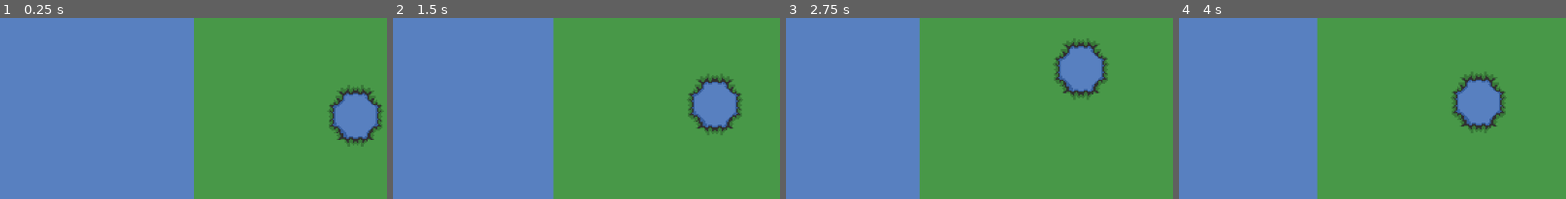
Above: before the commit, frames 1-4 (left to right).
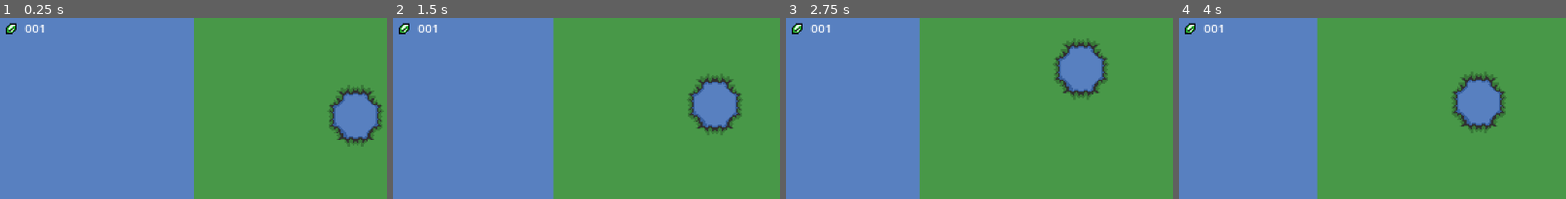
Above: after the commit, the same moments.

Repository: DenilsonDesigns/Fake-Zelda
Game: Godot game, scene res://scenes/test/test_scene_link_with_npc.tscn
The game is run twice, just before and just after one commit, with the same random seed, the same clock (stepped at 60 frames per second) and the same inputs. The project has no main scene, so this scene is started directly.
Inputs:
- Up to frame 1 (0.25 s): no input
- Up to frame 2 (1.5 s): hold Right (ui_right) 0.53-1.28 s; tap Alt (attack) at 0.6, 1.35 s; hold Down (ui_down) from 1.28 s (still down)
- Up to frame 3 (2.75 s): release Down (ui_down) at 2.03 s; hold Right (ui_right) from 2.03 s (still down); tap Alt (attack) at 2.1 s
- Up to frame 4 (4 s): release Right (ui_right) at 2.78 s; hold Up (ui_up) 2.78-3.53 s; tap Alt (attack) at 2.85, 3.6 s; hold Left (ui_left) from 3.53 s (still down)
The pictures show only the part of the screen within x 0-50%, y 0-50%; the shares and areas given below are measured in that part.

The runs differ from the first frame. In frame 1, 0.3% of the frame differs, in the area x 1-12%, y 2-10%; in frame 2, 0.3%; in frame 3, 0.3%; in frame 4, 0.3%.

Commit message:
add rupee UI scene

Diff:
--- a/scenes/test/test_scene_link_with_npc.tscn
+++ b/scenes/test/test_scene_link_with_npc.tscn
@@ -1,6 +1,7 @@
-[gd_scene load_steps=5 format=4 uid="uid://bgshrw7plo8hr"]
+[gd_scene load_steps=6 format=4 uid="uid://bgshrw7plo8hr"]
 
 [ext_resource type="TileSet" uid="uid://d4gdlnpub70w1" path="res://tile_sets/overworld_tile_set.tres" id="1_5ihas"]
+[ext_resource type="PackedScene" uid="uid://d3ftploqwlpsn" path="res://scenes/ui/field_ui.tscn" id="1_nuui4"]
 [ext_resource type="PackedScene" uid="uid://cr3lxb1hptwds" path="res://scenes/characters/link/link.tscn" id="2_imkia"]
 [ext_resource type="PackedScene" uid="uid://ccr070o0mqvjp" path="res://scenes/characters/knight/knight.tscn" id="3_fbxsn"]
 
@@ -10,6 +11,8 @@
 outlines = Array[PackedVector2Array]([PackedVector2Array(474, 117, 474, 366, 721, 364, 716, 113)])
 
 [node name="TestSceneCharNpc" type="Node2D"]
+
+[node name="FieldUi" parent="." instance=ExtResource("1_nuui4")]
 
 [node name="GameTileMap" type="Node2D" parent="."]
 
--- a/scenes/test/test_scene_playing_with_grass.tscn
+++ b/scenes/test/test_scene_playing_with_grass.tscn
@@ -1,10 +1,13 @@
-[gd_scene load_steps=4 format=4 uid="uid://ddlq4w76aqtkd"]
+[gd_scene load_steps=5 format=4 uid="uid://ddlq4w76aqtkd"]
 
 [ext_resource type="TileSet" uid="uid://gg58088al5i8" path="res://tile_sets/grass.tres" id="1_7svsl"]
 [ext_resource type="TileSet" uid="uid://dperr1ec8lhfb" path="res://tile_sets/dirt.tres" id="2_vlew3"]
 [ext_resource type="PackedScene" uid="uid://cr3lxb1hptwds" path="res://scenes/characters/link/link.tscn" id="3_xu052"]
+[ext_resource type="PackedScene" uid="uid://d3ftploqwlpsn" path="res://scenes/ui/field_ui.tscn" id="4_vds2a"]
 
 [node name="TileMapLayers" type="Node2D"]
+
+[node name="FieldUi" parent="." instance=ExtResource("4_vds2a")]
 
 [node name="Grass" type="TileMapLayer" parent="."]
 tile_map_data = PackedByteArray("AAAEAAcAAAAFAAEAAAAEAAYAAAAFAAEAAAAEAAUAAAAFAAEAAAAEAAQAAAAFAAEAAAAEAAMAAAAFAAEAAAAEAA …(3184 unchanged characters)…
--- a/scenes/ui/field_ui.tscn
+++ b/scenes/ui/field_ui.tscn
@@ -3,6 +3,14 @@
 [ext_resource type="PackedScene" uid="uid://cuhl61csv8odw" path="res://scenes/ui/rupee_counter.tscn" id="1_tlo5r"]
 
 [node name="FieldUi" type="CanvasLayer"]
+scale = Vector2(2.005, 2.005)
+transform = Transform2D(2.005, 0, 0, 2.005, 0, 0)
 
-[node name="RupeeCounter" parent="." instance=ExtResource("1_tlo5r")]
-offset_right = 103.0
+[node name="MarginContainer" type="MarginContainer" parent="."]
+offset_right = 40.0
+offset_bottom = 40.0
+theme_override_constants/margin_left = 4
+theme_override_constants/margin_top = 4
+
+[node name="RupeeCounter" parent="MarginContainer" instance=ExtResource("1_tlo5r")]
+layout_mode = 2
--- a/scenes/ui/rupee_counter.tscn
+++ b/scenes/ui/rupee_counter.tscn
@@ -1,4 +1,6 @@
-[gd_scene format=3 uid="uid://cuhl61csv8odw"]
+[gd_scene load_steps=2 format=3 uid="uid://cuhl61csv8odw"]
+
+[ext_resource type="PackedScene" uid="uid://bh1mh04b02byc" path="res://scenes/ui/rupee_ui.tscn" id="1_begpm"]
 
 [node name="RupeeCounter" type="Control"]
 layout_mode = 3
@@ -6,8 +8,14 @@
 offset_right = 40.0
 offset_bottom = 40.0
 
+[node name="RupeeUi" parent="." instance=ExtResource("1_begpm")]
+position = Vector2(5, 4)
+
 [node name="Label" type="Label" parent="."]
 layout_mode = 0
-offset_right = 77.0
-offset_bottom = 23.0
-text = "Rupees 001"
+offset_left = 13.0
+offset_top = -3.0
+offset_right = 40.0
+offset_bottom = 10.0
+theme_override_font_sizes/font_size = 9
+text = " 001"
--- /dev/null
+++ b/scenes/ui/rupee_ui.gd
@@ -0,0 +1,12 @@
+extends Node2D
+
+@onready var animation_player: AnimationPlayer = $AnimationPlayer
+
+func _ready() -> void:
+	_queue_shine()
+
+func _queue_shine() -> void:
+	await get_tree().create_timer(randf_range(4.0, 10.0)).timeout
+	animation_player.play("shine")
+	await animation_player.animation_finished
+	_queue_shine()
--- /dev/null
+++ b/scenes/ui/rupee_ui.tscn
@@ -0,0 +1,55 @@
+[gd_scene load_steps=6 format=3 uid="uid://bh1mh04b02byc"]
+
+[ext_resource type="Script" uid="uid://v7vunvt8wy2h" path="res://scenes/ui/rupee_ui.gd" id="1_5xikx"]
+[ext_resource type="Texture2D" uid="uid://cnxunh5ut4bxw" path="res://assets/rupees_ui.png" id="1_i23xn"]
+
+[sub_resource type="Animation" id="Animation_5xikx"]
+resource_name = "shine"
+length = 1.2
+step = 0.1
+tracks/0/type = "value"
+tracks/0/imported = false
+tracks/0/enabled = true
+tracks/0/path = NodePath("Sprite2D:frame")
+tracks/0/interp = 1
+tracks/0/loop_wrap = true
+tracks/0/keys = {
+"times": PackedFloat32Array(0, 0.2, 0.4, 0.7, 0.9, 1.1, 1.2),
+"transitions": PackedFloat32Array(1, 1, 1, 1, 1, 1, 1),
+"update": 1,
+"values": [0, 1, 2, 1, 2, 1, 0]
+}
+
+[sub_resource type="Animation" id="Animation_jsuie"]
+length = 0.001
+tracks/0/type = "value"
+tracks/0/imported = false
+tracks/0/enabled = true
+tracks/0/path = NodePath("Sprite2D:frame")
+tracks/0/interp = 1
+tracks/0/loop_wrap = true
+tracks/0/keys = {
+"times": PackedFloat32Array(0),
+"transitions": PackedFloat32Array(1),
+"update": 1,
+"values": [0]
+}
+
+[sub_resource type="AnimationLibrary" id="AnimationLibrary_7mu7e"]
+_data = {
+&"RESET": SubResource("Animation_jsuie"),
+&"shine": SubResource("Animation_5xikx")
+}
+
+[node name="RupeeUi" type="Node2D"]
+script = ExtResource("1_5xikx")
+
+[node name="Sprite2D" type="Sprite2D" parent="."]
+texture = ExtResource("1_i23xn")
+hframes = 3
+
+[node name="AnimationPlayer" type="AnimationPlayer" parent="."]
+libraries = {
+&"": SubResource("AnimationLibrary_7mu7e")
+}
+autoplay = "RESET"
Binary file added: assets/rupees_ui.png
Not shown, added: assets/rupees_ui.png.import
Not shown, added: scenes/ui/rupee_ui.gd.uid
